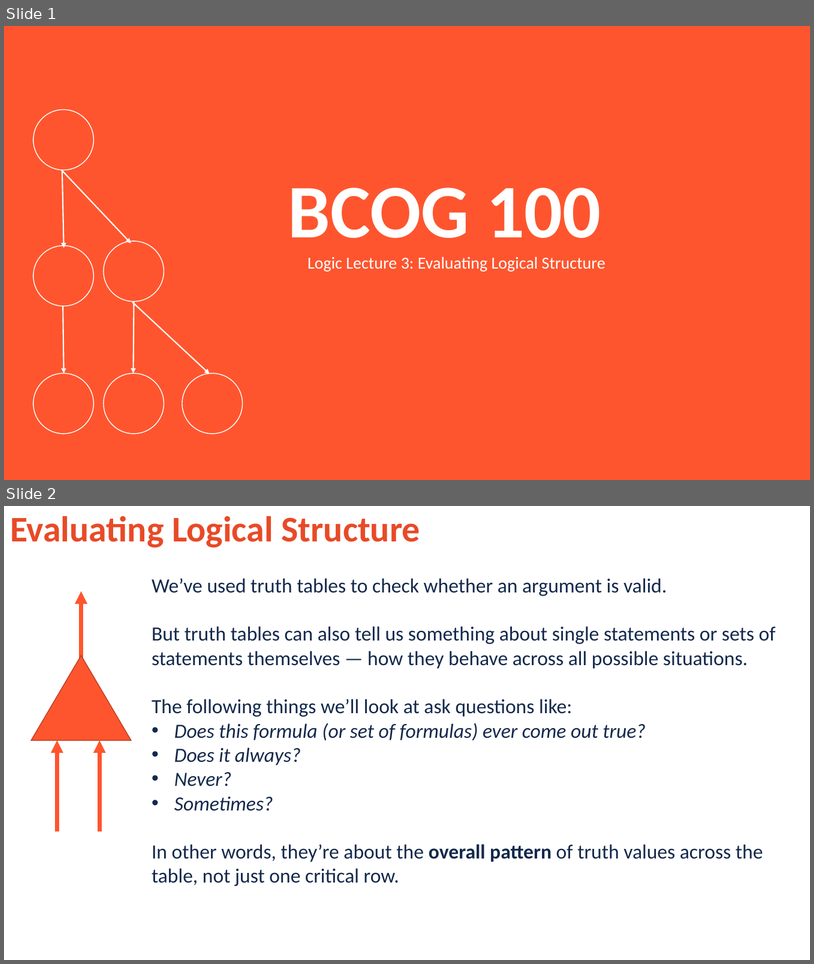
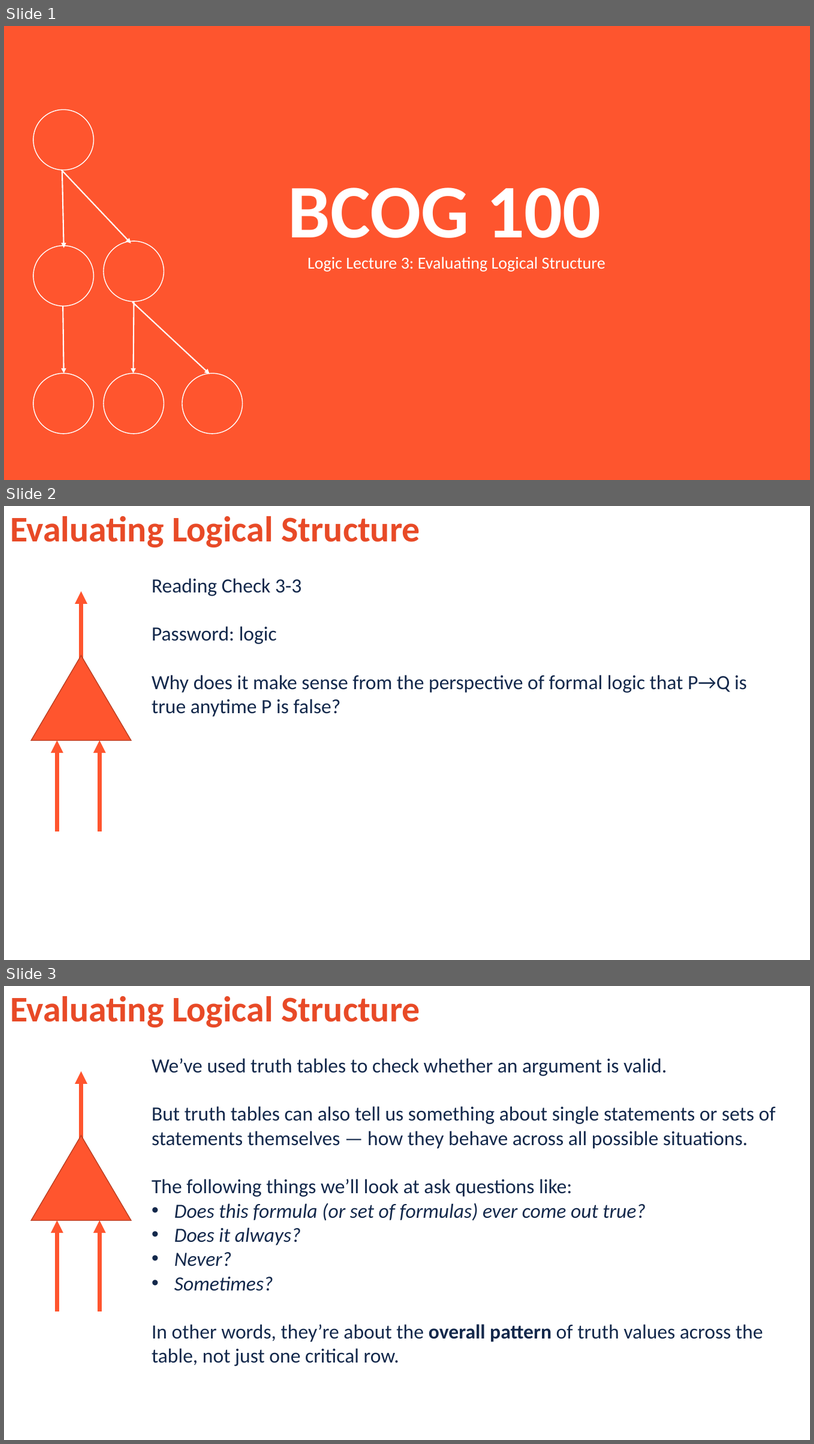
Before and after one commit to jonwillits/intro_to_bcs, a slide deck: logic/logic_lecture_3.pptx. Shown one above the other, each under a label of ours: slides 1 and 2 before the commit, slides 1, 2 and 3 after it. The pictures are 814x964 and 814x1444 pixels, drawn with LibreOffice and Linux fonts; fonts in the diff are those of the drawing; background and template pictures are left out. Boxes give left, top, right and bottom in pixels: in the first picture for what was removed or moved away, otherwise in the second. Text is boxed around its words. In the diff, an @@ line names an element or a change of style, - is before the commit and + after.

```diff
--- a/logic/logic_lecture_3.pptx
+++ b/logic/logic_lecture_3.pptx
@@ slide 2 added at <box>4,506,810,960</box>, background picture (left out) @@
@@ text added at <box>10,516,420,547</box>, 42.9 pt, text #E84A27, bold @@
+Evaluating Logical Structure
@@ arrow added from (81, 682) to (81, 591), #FF552E 5 pt @@
@@ text added at <box>152,578,747,717</box>, 24 pt, text #13284B @@
+Reading Check 3-3
+Password: logic
+Why does it make sense from the perspective of formal logic that P→Q is true anytime P is false?
@@ triangle added at <box>31,655,131,740</box>, fill #FF552E, outline #BD3F22 1 pt @@
@@ arrow added from (57, 831) to (57, 740), #FF552E 5 pt @@
@@ arrow added from (99, 831) to (99, 740), #FF552E 5 pt @@
@@ what was slide 2 is now slide 3 @@
```
Also in this commit, not shown: 3 other slides added, 4 other files.
